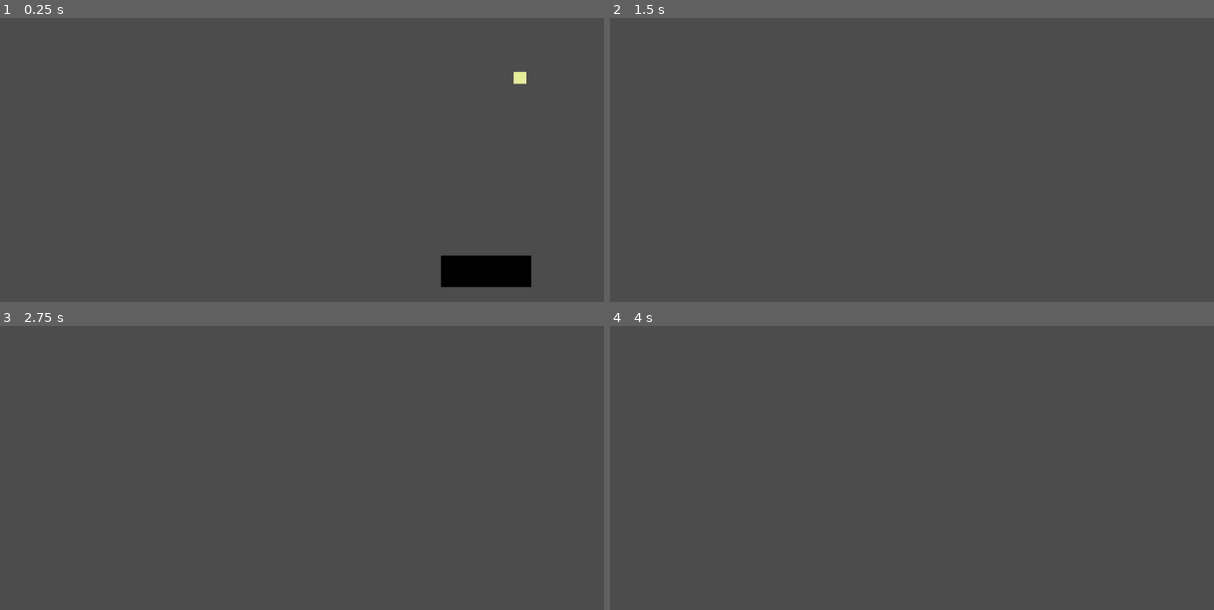
Above: before the commit, frames 1-4 (two rows, left to right).
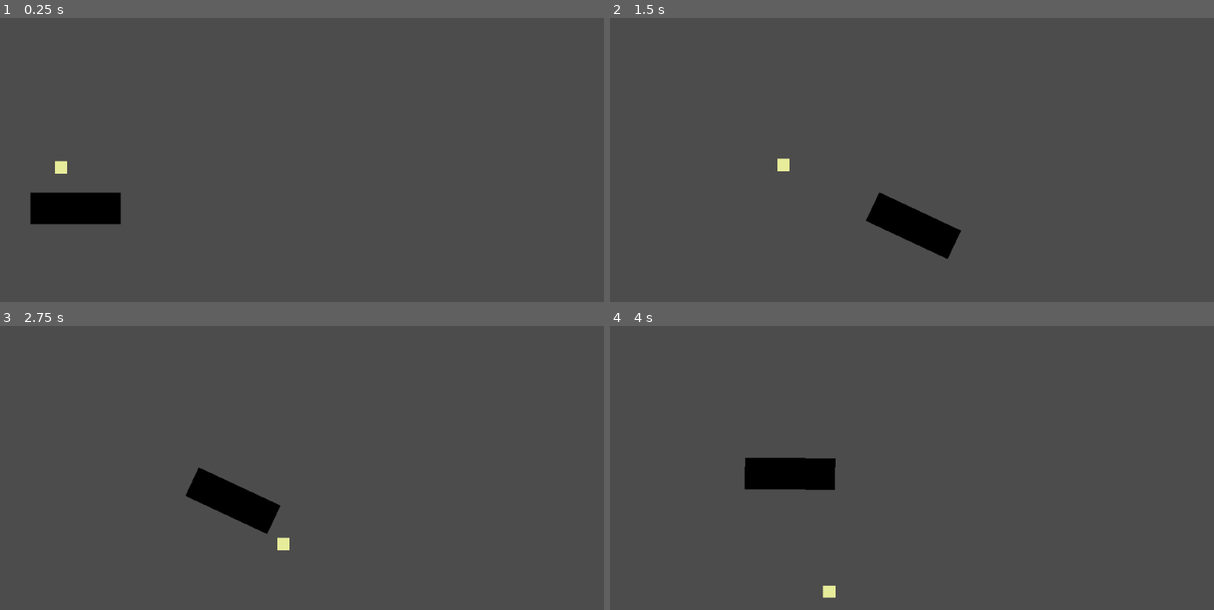
Above: after the commit, the same moments.

Repository: StewartXiang/Gouinn
Game: Godot game, scene res://Main.tscn
Same seed, same stepped clock (60 frames per second), same inputs: the game is played once before the commit and once after it.
Inputs:
- Up to frame 1 (0.25 s): no input
- Up to frame 2 (1.5 s): tap Space (space) at 0.6, 1.35 s
- Up to frame 3 (2.75 s): tap Space (space) at 2.1 s
- Up to frame 4 (4 s): tap Space (space) at 2.85, 3.6 s

The runs differ from the first frame. In frame 1, 3.6% of the frame differs, in the area x 4-88%, y 18-95%; in frame 2, 1.8%; in frame 3, 1.8%; in frame 4, 1.8%.

Commit message:
askjdfhkjh

Diff:
--- a/Gouinner.gd
+++ b/Gouinner.gd
@@ -2,7 +2,7 @@
 enum Status{FLY, STAND}
 
 signal on_change_status(s)
-const speed = 600
+const speed = 200
 const f = 800
 # Declare member variables here. Examples:
 # var a = 2
--- a/Main.tscn
+++ b/Main.tscn
@@ -8,9 +8,9 @@
 script = ExtResource( 2 )
 
 [node name="Gouinner" parent="." instance=ExtResource( 1 )]
-position = Vector2( 560.838, 220.123 )
+position = Vector2( 147.037, 268.177 )
 
 [node name="Train" parent="." instance=ExtResource( 3 )]
-position = Vector2( 759.24, 450.188 )
+position = Vector2( 209.368, 349.571 )
 
 [connection signal="on_change_status" from="Gouinner" to="." method="change_status"]
--- a/Train.gd
+++ b/Train.gd
@@ -1,6 +1,6 @@
 extends Area2D
 
-const speed = 600
+const speed = 200
 # Declare member variables here. Examples:
 # var a = 2
 # var b = "text"
